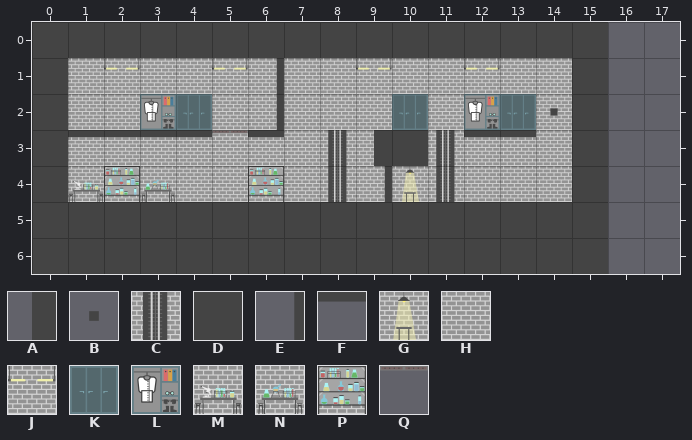
Tiled map, stored at Maze Escape/Levels/Level_3.tmx. The picture above is the old version.
Cells are 300x300 px. Shown: x 0..17, y 0..6. The old version is drawn lined up with the new one.
Key: from "ElementsTiles-01-01.png": A 0, B 9, C 11, D 13, E 21, F 23, G 24, H 26, J 28, K 29, L 30, M 32, N 33, P 34; from "Tiles_x3_spikes": Q 2.
_ is an empty cell, # one hidden under a higher layer.
Layer "Fond" before, first column x 0:
0 __________________
1 _HJHHJHHHJHHJHH___
2 _HHLKHHHHHKHLKH___
3 _HHHHHHHCH#CHHH___
4 _MPNHHPHCHGCHHH___
5 __________________
6 __________________
Layer "Solide" before, first column x 0:
0 DDDDDDDDDDDDDDDD__
1 D_____E________D__
2 D_____E_______BD__
3 DFFFFQF__AD_FF_D__
4 D________E_____D__
5 DDDDDDDDDDDDDDDD__
6 DDDDDDDDDDDDDDDD__
And afterwards:
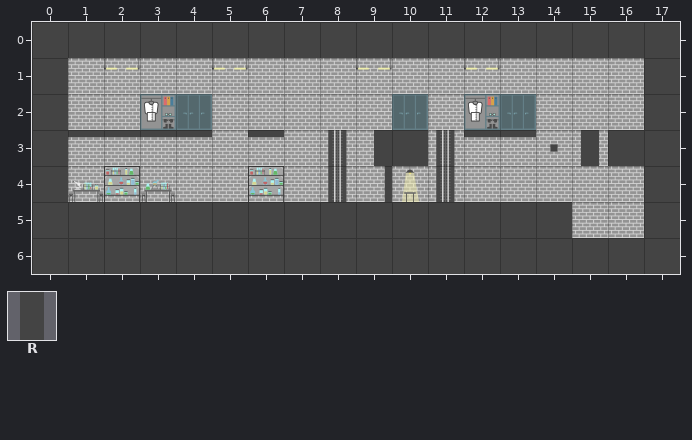
Further tiles: from "ElementsTiles-01-01.png": R 14.
The exact change:
Changed rows in their new state; . is an unchanged cell.
map size 16x7 -> 18x7 cells
Layer "Fond":
first column x 15:
1 HH
2 HH
3 H.
4 HH
5 HH
Layer "Solide":
first column x 5:
0 ...........DD
1 ._........_.D
2 ._.......__.D
3 _........BRDD
4 .........._.D
5 .........._.D
6 ...........DD
Pixel boxes of the changes (left, top, right, bottom) in both pictures:
changed: (550, 22, 680, 274)
removed: (212, 58, 284, 134)
